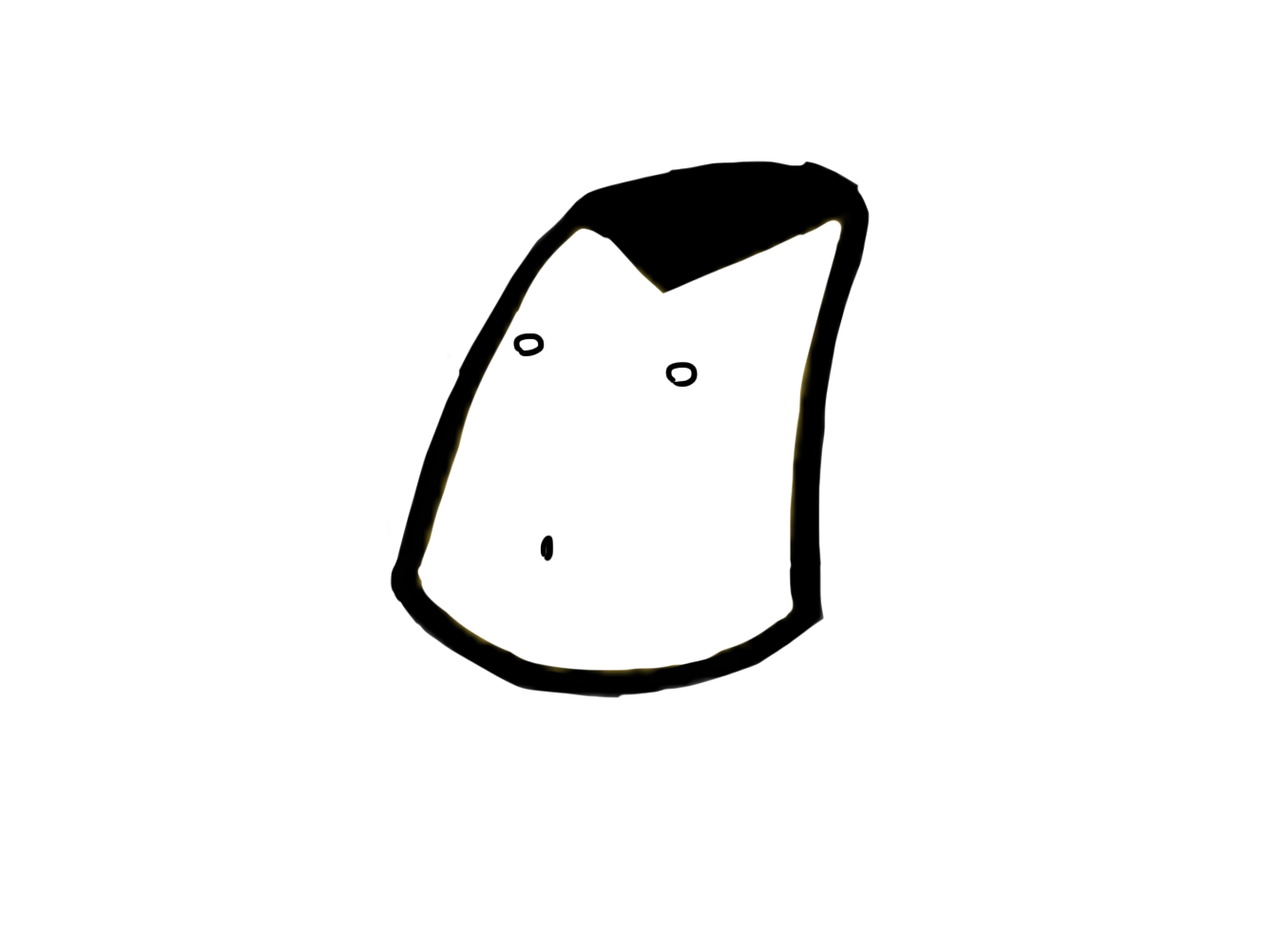
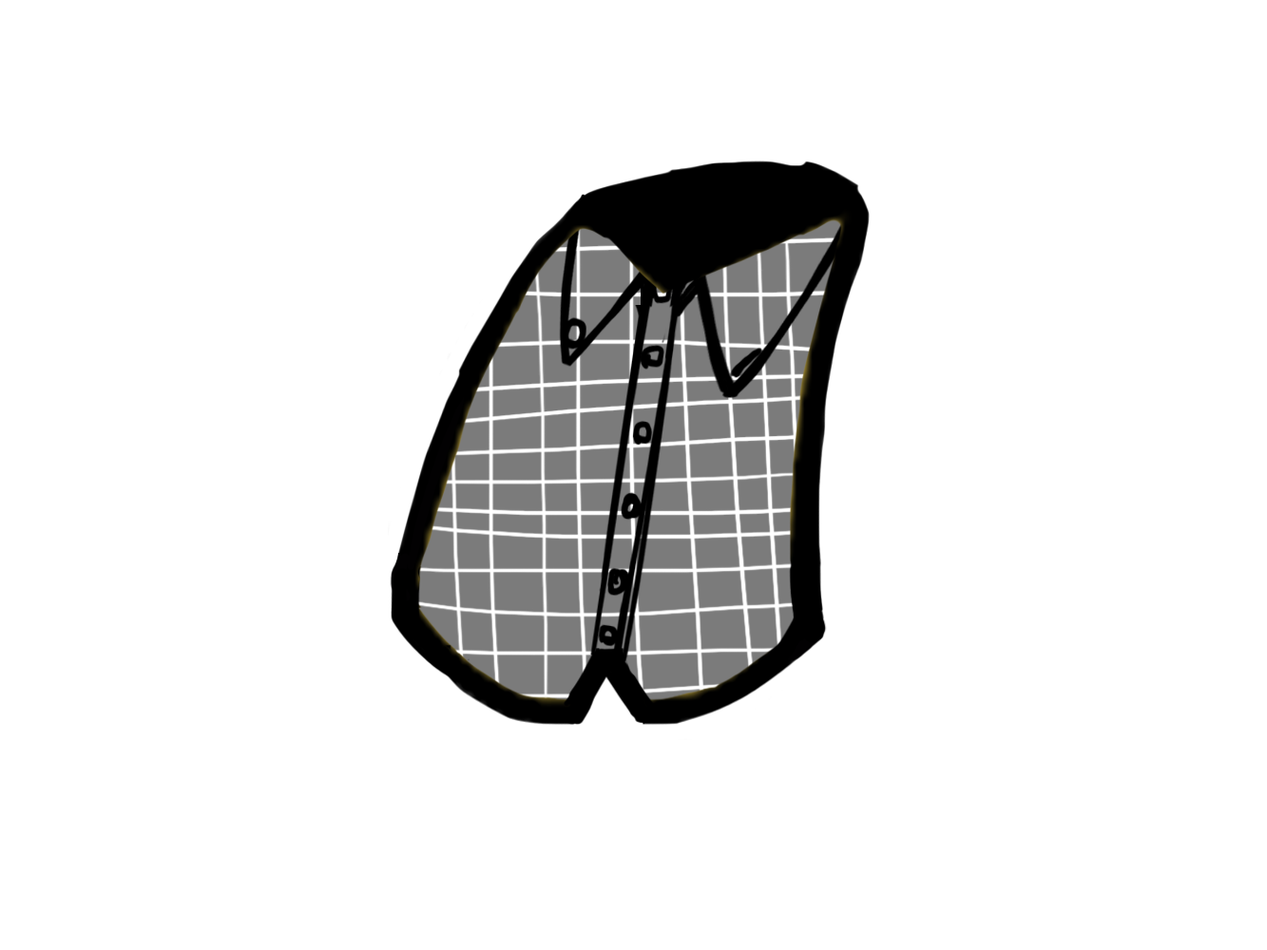
Revision of a layered (1267, 950) image; what changed, layer by layer:
added layer "Layer 8" above "Layer 9" over box(390, 193, 842, 726)
added layer "Layer 9" above "Layer 0" over box(393, 199, 842, 715)
hid "Layer 0" over box(390, 193, 842, 700)
added layer "Layer 7" above "Layer 6" over box(390, 193, 842, 726)
added layer "Layer 6" above "Layer 5" over box(390, 193, 842, 726)
hid "Layer 1" over box(411, 219, 842, 687)
